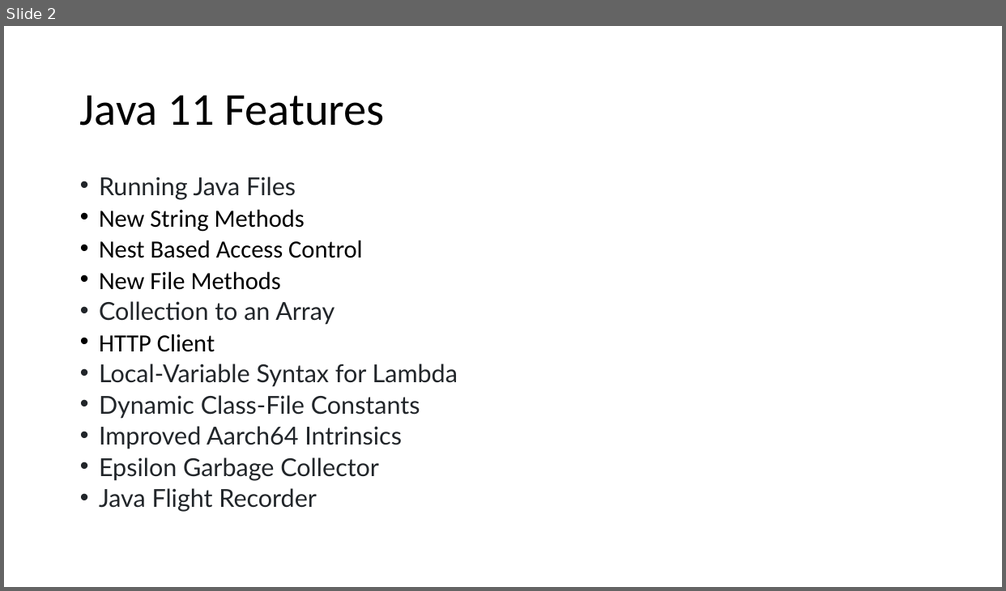
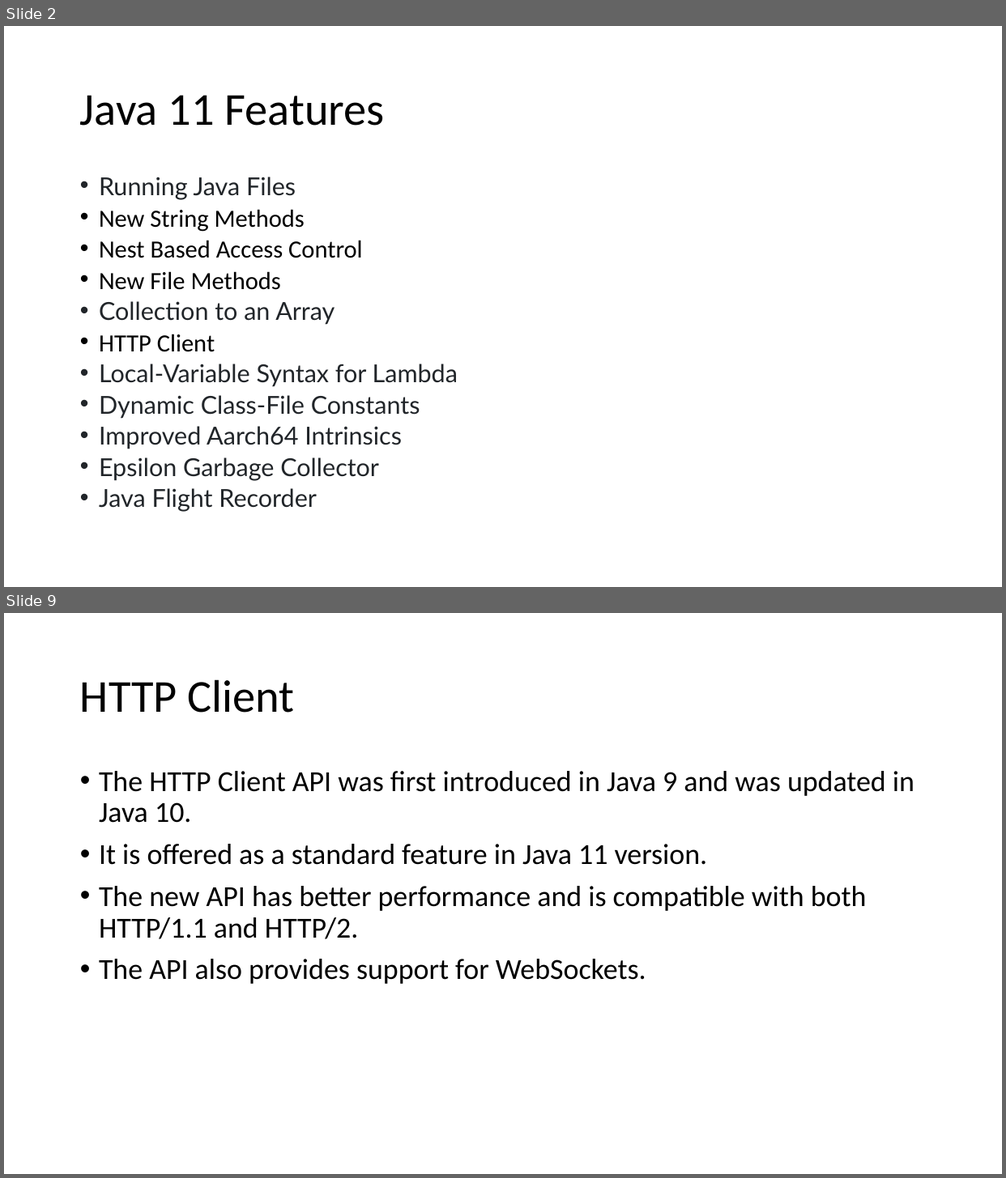
Before and after one commit to techelly/gladvancejavatraining, a slide deck: content/Java 11 Features.pptx. Shown one above the other, each under a label of ours: slide 2 before the commit, slides 2 and 9 after it; the slides between them are not shown. The pictures are 1006x591 and 1006x1178 pixels, drawn with LibreOffice and Linux fonts; fonts in the diff are those of the drawing. Boxes give left, top, right and bottom in pixels: in the first picture for what was removed or moved away, otherwise in the second. Text is boxed around its words. In the diff, an @@ line names an element or a change of style, - is before the commit and + after.

```diff
--- a/content/Java 11 Features.pptx
+++ b/content/Java 11 Features.pptx
@@ slide 9 added at <box>4,613,1002,1174</box>, background #FFFFFF @@
@@ title added at <box>80,679,295,713</box>, 44 pt, text #000000 @@
+HTTP Client
@@ text added at <box>99,771,914,984</box>, 28 pt, text #000000 @@
+• The HTTP Client API was first introduced in Java 9 and was updated in Java 10.
+• It is offered as a standard feature in Java 11 version.
+• The new API has better performance and is compatible with both HTTP/1.1 and HTTP/2.
+• The API also provides support for WebSockets.
```
Also in this commit, not shown: 1 slide changed, 12 other slides added, 36 other files.
